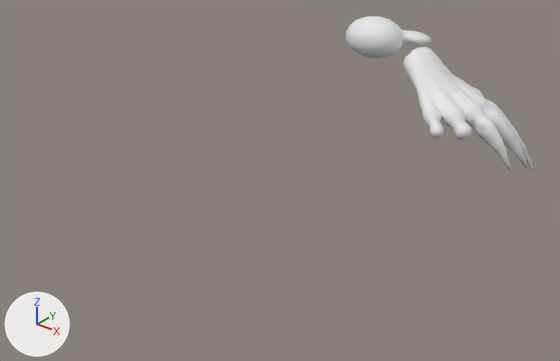
A saved change to the FBX model blender/out/Diplodocus/export/Os_Pied_Diplodocus.fbx.
The view is the same before and after, from a 50 mm camera at (6.27, -12.29, 4.88) aimed at (-0.86, -3.38, -0.65). The lights are fixed; the arrows at lower left show +X, +Y and +Z. The picture after the commit comes second.

The older version as bpy lines, for what is in view:
```python
me_os_pied_diplodocus_01 = bpy.data.meshes.new('Os_Pied_Diplodocus_01')
me_os_pied_diplodocus_01.from_pydata(...)  # 906 vertices, 1799 faces; spans x -1.83..1.83, y -1.07..1.07, z -1.33..1.33
me_os_pied_diplodocus_01.materials.append(mat_museum_bone___warm_ivory)  # white #e7e7e7
ob_os_pied_diplodocus_01 = bpy.data.objects.new('Os_Pied_Diplodocus_01', me_os_pied_diplodocus_01)
ob_os_pied_diplodocus_01.location = (0.0, 0.0, 0.0)
```
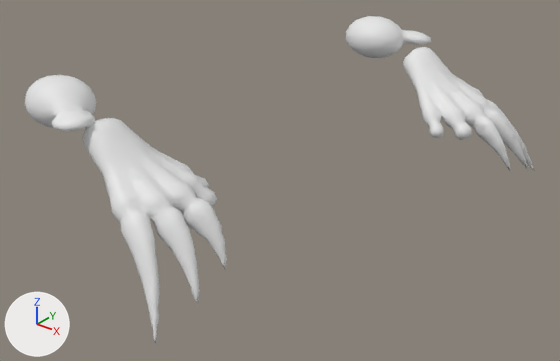
The newer file is also turned or shifted as a whole; pictures and numbers use the older file's frame.

Patch to the scene script:
```diff
--- a/blender/out/Diplodocus/export/Os_Pied_Diplodocus.fbx.py
+++ b/blender/out/Diplodocus/export/Os_Pied_Diplodocus.fbx.py
@@ me_os_pied_diplodocus_01 @@
 # used by ob_os_pied_diplodocus_01; location = (0.0, 0.0, 0.0)
-me_os_pied_diplodocus_01.from_pydata(...)  # 906 vertices, 1799 faces; spans x -1.83..1.83, y -1.07..1.07, z -1.33..1.33
+me_os_pied_diplodocus_01.from_pydata(...)  # 1810 vertices, 3598 faces; spans x -3.53..1.83, y -7.01..1.07, z -1.34..1.33
+# me_os_pied_diplodocus_01 part 1: a new loose piece of 901 vertices spanning x -3.53..0.13, y -7.01..-4.88, z -1.34..1.33, in mat_museum_bone___warm_ivory (white #e7e7e7)
+# other edits to the shape of me_os_pied_diplodocus_01 do not show in these pictures
 me_os_pied_diplodocus_01.materials.append(mat_museum_bone___warm_ivory)
```

What differs and where, as boxes (x1, y1, x2, y2) in the pictures (560 x 361 px):
'Os_Pied_Diplodocus_01', reshaped (170% wider, 113% taller)
    before: (346, 16, 534, 170)
    after: (25, 16, 534, 345)
part 1 of me_os_pied_diplodocus_01, added
    after: (25, 75, 227, 345)
